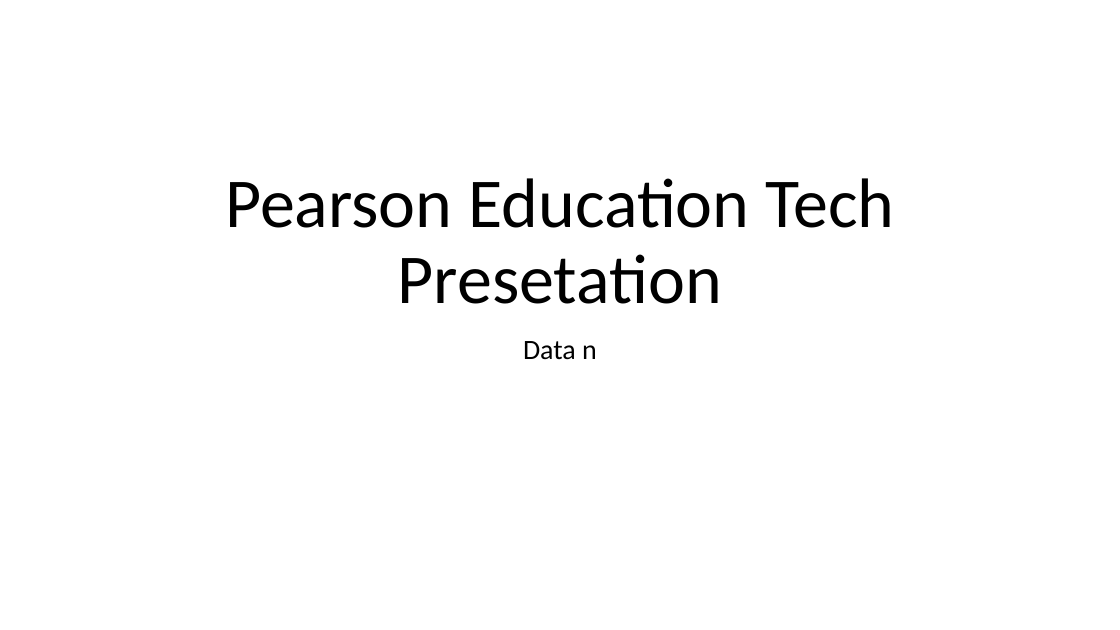
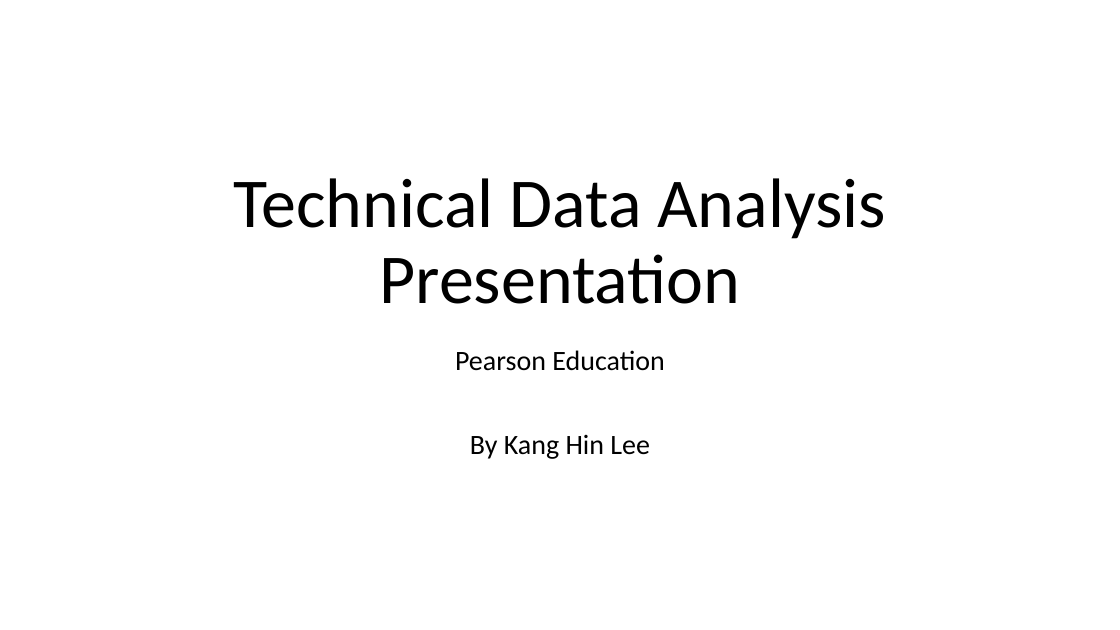
Before and after one commit to kanghinlee/interview_prep, a slide deck: slide 1 of pearson_edu_presentation/Pearson_edu_presentation.pptx. Drawn at 1120x630 pixels with LibreOffice and Linux fonts; fonts in the diff are those of the drawing. Boxes give left, top, right and bottom in pixels: in the first picture for what was removed or moved away, otherwise in the second. Text is boxed around its words. In the diff, an @@ line names an element or a change of style, - is before the commit and + after.

```diff
--- a/pearson_edu_presentation/Pearson_edu_presentation.pptx
+++ b/pearson_edu_presentation/Pearson_edu_presentation.pptx
@@ title at [233, 178, 887, 304]: text changed @@
-Pearson Education Tech Presetation
+Technical Data Analysis Presentation
@@ subtitle at [455, 350, 665, 459]: text changed @@
-Data n
+Pearson Education
+By Kang Hin Lee
```
Also in this commit, not shown: 7 other slides changed, 4 slides added, 1 slide removed, 5 other files.
